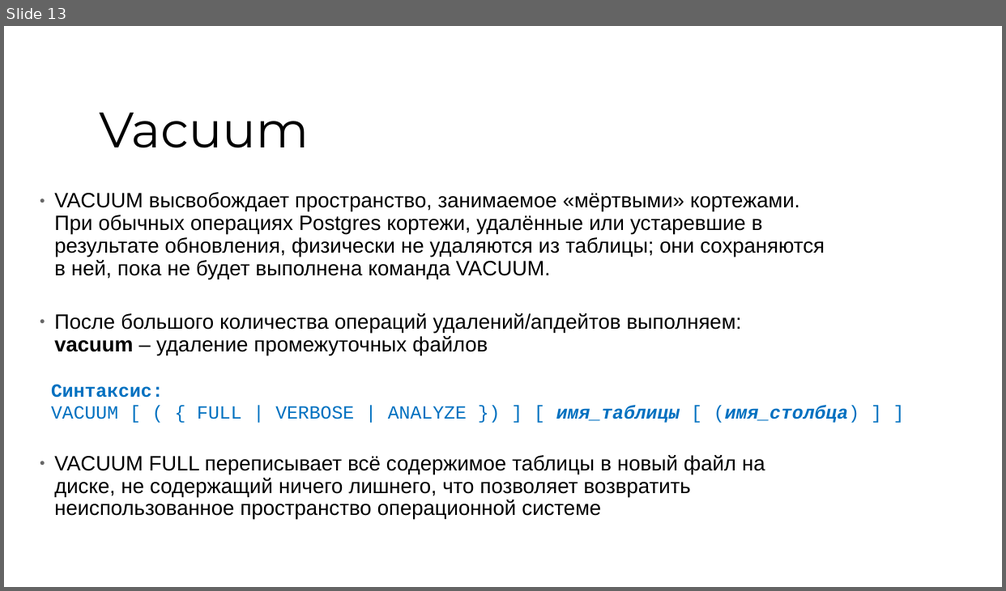
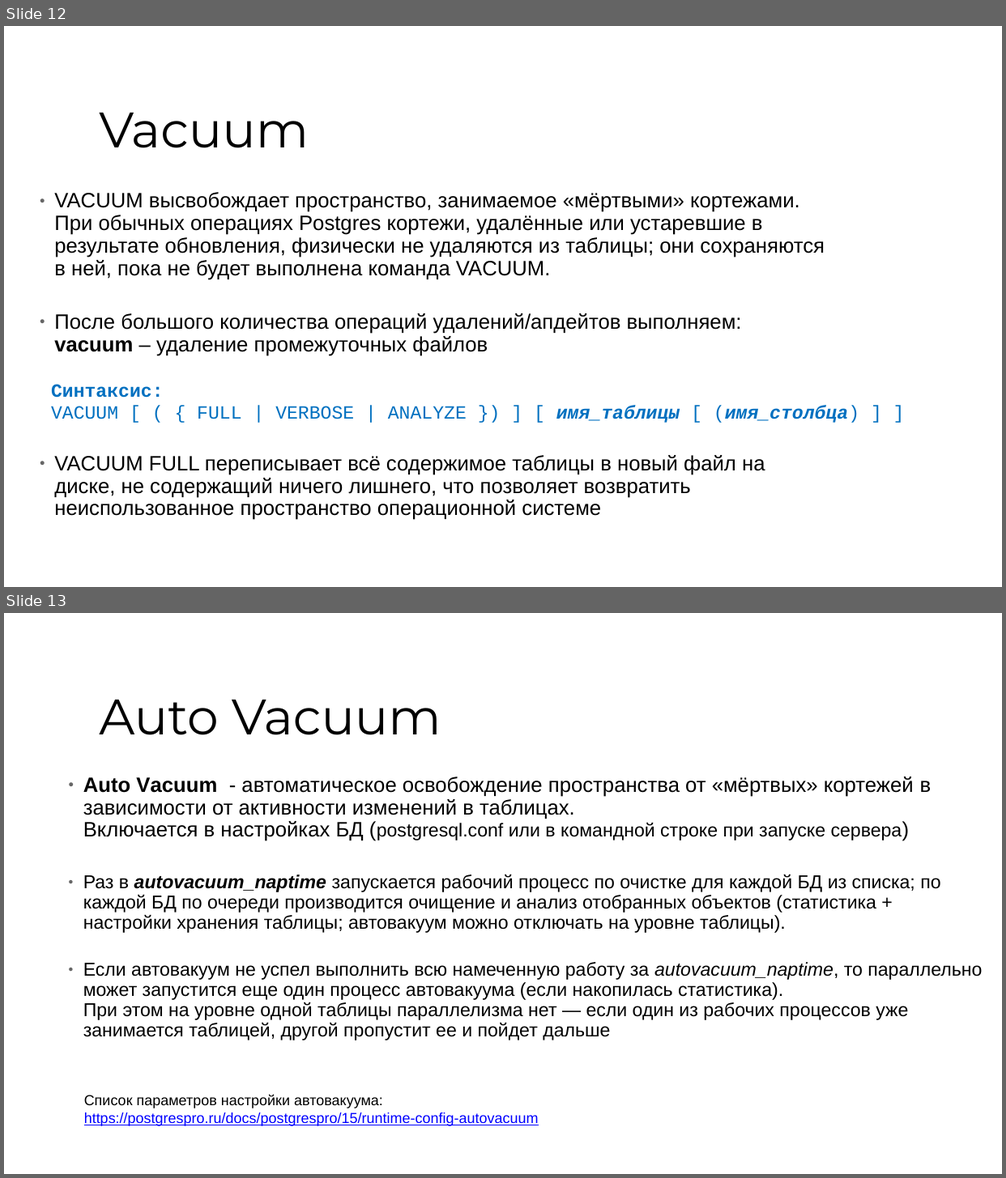
Before and after one commit to Minastirise/workshop_sql_optimization, a slide deck: presentation/Workshop.pptx. Shown one above the other, each under a label of ours: slide 13 before the commit, slides 12 and 13 after it. The pictures are 1006x591 and 1006x1178 pixels, drawn with LibreOffice and Linux fonts; fonts in the diff are those of the drawing; background and template pictures are left out. Boxes give left, top, right and bottom in pixels: in the first picture for what was removed or moved away, otherwise in the second. Text is boxed around its words. In the diff, an @@ line names an element or a change of style, - is before the commit and + after.

```diff
--- a/presentation/Workshop.pptx
+++ b/presentation/Workshop.pptx
@@ slide 13 added at [4,613,1002,1174], background #FFFFFF; not listed: 1 template element that a slide beside it also shows @@
@@ title added at [99,700,441,735], 48 pt, text #000000 @@
+Auto Vacuum
@@ text added at [83,777,982,1041], 18 pt, text #000000 @@
+  ● Auto Vacuum - автоматическое освобождение пространства от «мёртвых» кортежей в зависимости от активности изменений в таблицах.
+    Включается в настройках БД (postgresql.conf или в командной строке при запуске сервера)
+  ● Раз в autovacuum_naptime запускается рабочий процесс по очистке для каждой БД из списка; по каждой БД по очереди производится очищение и анализ отобранных объектов (статистика + настройки хранения таблицы; автовакуум можно отключать на уровне таблицы).
+  ● Если автовакуум не успел выполнить всю намеченную работу за autovacuum_naptime, то параллельно может запустится еще один процесс автовакуума (если накопилась статистика).
+    При этом на уровне одной таблицы параллелизма нет — если один из рабочих процессов уже занимается таблицей, другой пропустит ее и пойдет дальше
@@ text added at [84,1095,539,1127], 14 pt, text #0000FF, underline @@
+Список параметров настройки автовакуума:
+https://postgrespro.ru/docs/postgrespro/15/runtime-config-autovacuum
@@ what was slide 13 is now slide 12 @@
```
Also in this commit, not shown: 8 slides changed, 2 other slides added.
